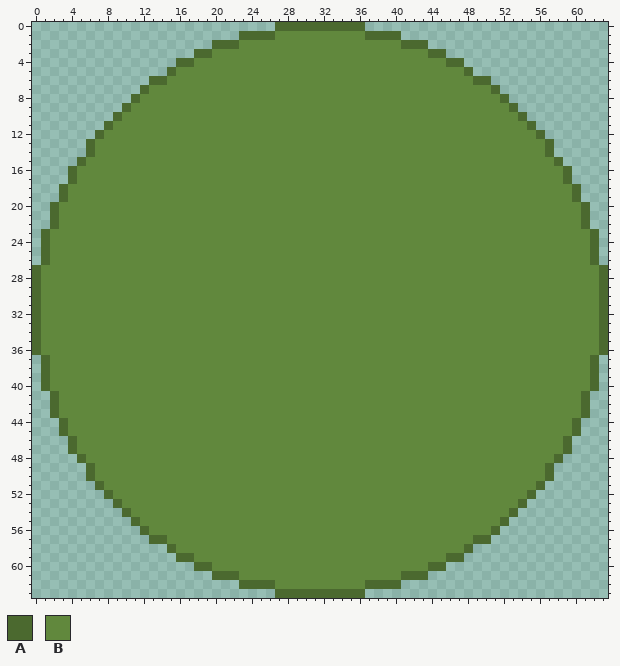
One commit to this pixel-art sprite: textures/odango_green.png. This is how it looked before the edit.
The file is 64x64 pixels.
Palette (. is transparent): A #4b692f  B #61883d
Pixels before (only the part around the change), first column x 0:
 0 ...........................AAAAAAAAAA...........................
 1 .......................AAAABBBBBBBBBBAAAA.......................
 2 ....................AAABBBBBBBBBBBBBBBBBBAAA....................
 3 ..................AABBBBBBBBBBBBBBBBBBBBBBBBAA..................
 4 ................AABBBBBBBBBBBBBBBBBBBBBBBBBBBBAA................
 5 ...............ABBBBBBBBBBBBBBBBBBBBBBBBBBBBBBBBA...............
 6 .............AABBBBBBBBBBBBBBBBBBBBBBBBBBBBBBBBBBAA.............
 7 ............ABBBBBBBBBBBBBBBBBBBBBBBBBBBBBBBBBBBBBBA............
 8 ...........ABBBBBBBBBBBBBBBBBBBBBBBBBBBBBBBBBBBBBBBBA...........
 9 ..........ABBBBBBBBBBBBBBBBBBBBBBBBBBBBBBBBBBBBBBBBBBA..........
10 .........ABBBBBBBBBBBBBBBBBBBBBBBBBBBBBBBBBBBBBBBBBBBBA.........
11 ........ABBBBBBBBBBBBBBBBBBBBBBBBBBBBBBBBBBBBBBBBBBBBBBA........
12 .......ABBBBBBBBBBBBBBBBBBBBBBBBBBBBBBBBBBBBBBBBBBBBBBBBA.......
13 ......ABBBBBBBBBBBBBBBBBBBBBBBBBBBBBBBBBBBBBBBBBBBBBBBBBBA......
14 ......ABBBBBBBBBBBBBBBBBBBBBBBBBBBBBBBBBBBBBBBBBBBBBBBBBBA......
15 .....ABBBBBBBBBBBBBBBBBBBBBBBBBBBBBBBBBBBBBBBBBBBBBBBBBBBBA.....
16 ....ABBBBBBBBBBBBBBBBBBBBBBBBBBBBBBBBBBBBBBBBBBBBBBBBBBBBBBA....
17 ....ABBBBBBBBBBBBBBBBBBBBBBBBBBBBBBBBBBBBBBBBBBBBBBBBBBBBBBA....
18 ...ABBBBBBBBBBBBBBBBBBBBBBBBBBBBBBBBBBBBBBBBBBBBBBBBBBBBBBBBA...
19 ...ABBBBBBBBBBBBBBBBBBBBBBBBBBBBBBBBBBBBBBBBBBBBBBBBBBBBBBBBA...
20 ..ABBBBBBBBBBBBBBBBBBBBBBBBBBBBBBBBBBBBBBBBBBBBBBBBBBBBBBBBBBA..
21 ..ABBBBBBBBBBBBBBBBBBBBBBBBBBBBBBBBBBBBBBBBBBBBBBBBBBBBBBBBBBA..
22 ..ABBBBBBBBBBBBBBBBBBBBBBBBBBBBBBBBBBBBBBBBBBBBBBBBBBBBBBBBBBA..
23 .ABBBBBBBBBBBBBBBBBBBBBBBBBBBBBBBBBBBBBBBBBBBBBBBBBBBBBBBBBBBBA.
24 .ABBBBBBBBBBBBBBBBBBBBBBBBBBBBBBBBBBBBBBBBBBBBBBBBBBBBBBBBBBBBA.
25 .ABBBBBBBBBBBBBBBBBBBBBBBBBBBBBBBBBBBBBBBBBBBBBBBBBBBBBBBBBBBBA.
26 .ABBBBBBBBBBBBBBBBBBBBBBBBBBBBBBBBBBBBBBBBBBBBBBBBBBBBBBBBBBBBA.
27 ABBBBBBBBBBBBBBBBBBBBBBBBBBBBBBBBBBBBBBBBBBBBBBBBBBBBBBBBBBBBBBA
28 ABBBBBBBBBBBBBBBBBBBBBBBBBBBBBBBBBBBBBBBBBBBBBBBBBBBBBBBBBBBBBBA
29 ABBBBBBBBBBBBBBBBBBBBBBBBBBBBBBBBBBBBBBBBBBBBBBBBBBBBBBBBBBBBBBA
30 ABBBBBBBBBBBBBBBBBBBBBBBBBBBBBBBBBBBBBBBBBBBBBBBBBBBBBBBBBBBBBBA
31 ABBBBBBBBBBBBBBBBBBBBBBBBBBBBBBBBBBBBBBBBBBBBBBBBBBBBBBBBBBBBBBA
32 ABBBBBBBBBBBBBBBBBBBBBBBBBBBBBBBBBBBBBBBBBBBBBBBBBBBBBBBBBBBBBBA
33 ABBBBBBBBBBBBBBBBBBBBBBBBBBBBBBBBBBBBBBBBBBBBBBBBBBBBBBBBBBBBBBA
34 ABBBBBBBBBBBBBBBBBBBBBBBBBBBBBBBBBBBBBBBBBBBBBBBBBBBBBBBBBBBBBBA
35 ABBBBBBBBBBBBBBBBBBBBBBBBBBBBBBBBBBBBBBBBBBBBBBBBBBBBBBBBBBBBBBA
36 ABBBBBBBBBBBBBBBBBBBBBBBBBBBBBBBBBBBBBBBBBBBBBBBBBBBBBBBBBBBBBBA
37 .ABBBBBBBBBBBBBBBBBBBBBBBBBBBBBBBBBBBBBBBBBBBBBBBBBBBBBBBBBBBBA.
38 .ABBBBBBBBBBBBBBBBBBBBBBBBBBBBBBBBBBBBBBBBBBBBBBBBBBBBBBBBBBBBA.
39 .ABBBBBBBBBBBBBBBBBBBBBBBBBBBBBBBBBBBBBBBBBBBBBBBBBBBBBBBBBBBBA.
40 .ABBBBBBBBBBBBBBBBBBBBBBBBBBBBBBBBBBBBBBBBBBBBBBBBBBBBBBBBBBBBA.
41 ..ABBBBBBBBBBBBBBBBBBBBBBBBBBBBBBBBBBBBBBBBBBBBBBBBBBBBBBBBBBA..
42 ..ABBBBBBBBBBBBBBBBBBBBBBBBBBBBBBBBBBBBBBBBBBBBBBBBBBBBBBBBBBA..
43 ..ABBBBBBBBBBBBBBBBBBBBBBBBBBBBBBBBBBBBBBBBBBBBBBBBBBBBBBBBBBA..
44 ...ABBBBBBBBBBBBBBBBBBBBBBBBBBBBBBBBBBBBBBBBBBBBBBBBBBBBBBBBA...
45 ...ABBBBBBBBBBBBBBBBBBBBBBBBBBBBBBBBBBBBBBBBBBBBBBBBBBBBBBBBA...
46 ....ABBBBBBBBBBBBBBBBBBBBBBBBBBBBBBBBBBBBBBBBBBBBBBBBBBBBBBA....
47 ....ABBBBBBBBBBBBBBBBBBBBBBBBBBBBBBBBBBBBBBBBBBBBBBBBBBBBBBA....
48 .....ABBBBBBBBBBBBBBBBBBBBBBBBBBBBBBBBBBBBBBBBBBBBBBBBBBBBA.....
49 ......ABBBBBBBBBBBBBBBBBBBBBBBBBBBBBBBBBBBBBBBBBBBBBBBBBBA......
50 ......ABBBBBBBBBBBBBBBBBBBBBBBBBBBBBBBBBBBBBBBBBBBBBBBBBBA......
51 .......ABBBBBBBBBBBBBBBBBBBBBBBBBBBBBBBBBBBBBBBBBBBBBBBBA.......
52 ........ABBBBBBBBBBBBBBBBBBBBBBBBBBBBBBBBBBBBBBBBBBBBBBA........
53 .........ABBBBBBBBBBBBBBBBBBBBBBBBBBBBBBBBBBBBBBBBBBBBA.........
54 ..........ABBBBBBBBBBBBBBBBBBBBBBBBBBBBBBBBBBBBBBBBBBA..........
55 ...........ABBBBBBBBBBBBBBBBBBBBBBBBBBBBBBBBBBBBBBBBA...........
56 ............ABBBBBBBBBBBBBBBBBBBBBBBBBBBBBBBBBBBBBBA............
57 .............AABBBBBBBBBBBBBBBBBBBBBBBBBBBBBBBBBBAA.............
58 ...............ABBBBBBBBBBBBBBBBBBBBBBBBBBBBBBBBA...............
59 ................AABBBBBBBBBBBBBBBBBBBBBBBBBBBBAA................
60 ..................AABBBBBBBBBBBBBBBBBBBBBBBBAA..................
61 ....................AAABBBBBBBBBBBBBBBBBBAAA....................
62 .......................AAAABBBBBBBBBBAAAA.......................
63 ...........................AAAAAAAAAA...........................
Once edited:
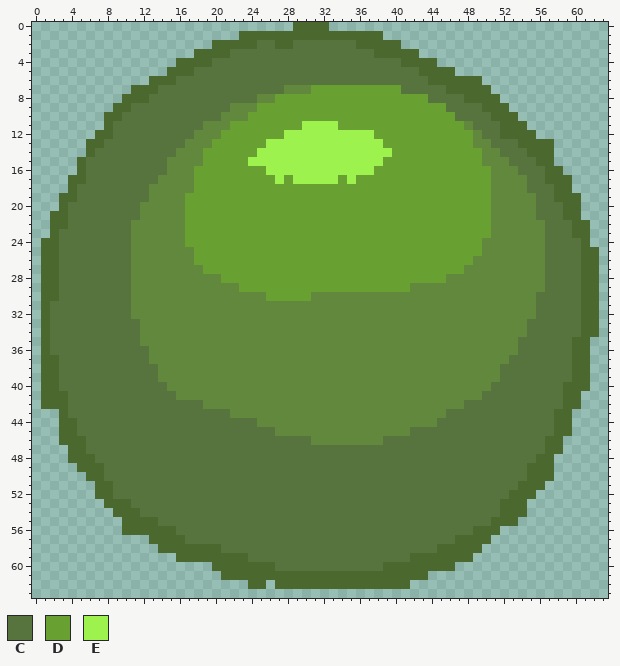
Colours new in this view: C #57733e  D #68a132  E #9ef24e
Changes in this commit:
Changed rows in their new state; - is an unchanged pixel.
first column x 0:
 0 ---------------------------..----....---------------------------
 1 ---------------------------AAAAAAAAAA--..-----------------------
 2 -----------------------AACCAACCCCCCCAAAAA...--------------------
 3 --------------------AACCCCCCCCCCCCCCCCAAAAA...------------------
 4 ------------------AACCCCCCCCCCCCCCCCCCCCCAAAA...----------------
 5 ----------------AACCCCCCCCCCCCCCCCCCCCCCCCCAAAA..---------------
 6 ---------------ACCCCCCCCCCCCCCCCCCCCCCCCCCCCAAAAA-.-------------
 7 -----------A-ACCCCCCCCCCCCCC---DDDDDDDDDDCCCCCAAAAA.------------
 8 ----------A-ACCCCCCCCCCCC--DDDDDDDDDDDDDDDDDCCCCAAAA.-----------
 9 ---------A-CCCCCCCCCCC---DDDDDDDDDDDDDDDDDDDDDCCCCAAA.----------
10 --------A-CCCCCCCCCCC---DDDDDDDDDDDDDDDDDDDDDDDCCCCAAA.---------
11 ---------CCCCCCCCCC---DDDDDDDDEEEEDDDDDDDDDDDDDD-CCCAAA.--------
12 --------ACCCCCCCCC---DDDDDDDEEEEEEEEEEDDDDDDDDDDD-CCAAAA.-------
13 -------ACCCCCCCCC---DDDDDDEEEEEEEEEEEEEDDDDDDDDDD--CCCAAA-------
14 -------CCCCCCCCC---DDDDDDEEEEEEEEEEEEEEEDDDDDDDDDD--CCCAA-------
15 ------CCCCCCCCC----DDDDDEEEEEEEEEEEEEEEDDDDDDDDDDD---CCCAA.-----
16 ----.ACCCCCCCCC---DDDDDDDDEEEEEEEEEEEEDDDDDDDDDDDDD---CCCAA.----
17 -----ACCCCCCCC----DDDDDDDDDEDEEEEEDEDDDDDDDDDDDDDDD----CCAA-----
18 ---.ACCCCCCCC-----DDDDDDDDDDDDDDDDDDDDDDDDDDDDDDDDD----CCCAA.---
19 ----ACCCCCCCC----DDDDDDDDDDDDDDDDDDDDDDDDDDDDDDDDDD-----CCAA----
20 --.ACCCCCCCC-----DDDDDDDDDDDDDDDDDDDDDDDDDDDDDDDDDD-----CCCAA.--
21 ---ACCCCCCCC-----DDDDDDDDDDDDDDDDDDDDDDDDDDDDDDDDDD-----CCCAA.--
22 ---ACCCCCCC------DDDDDDDDDDDDDDDDDDDDDDDDDDDDDDDDDD------CCCA---
23 -.ACCCCCCCC------DDDDDDDDDDDDDDDDDDDDDDDDDDDDDDDDDD------CCCAA.-
24 --ACCCCCCCC------DDDDDDDDDDDDDDDDDDDDDDDDDDDDDDDDD-------CCCCA.-
25 --ACCCCCCCC-------DDDDDDDDDDDDDDDDDDDDDDDDDDDDDDDD-------CCCCA--
26 --ACCCCCCCC-------DDDDDDDDDDDDDDDDDDDDDDDDDDDDDDD--------CCCCA--
27 .AACCCCCCCC--------DDDDDDDDDDDDDDDDDDDDDDDDDDDDD---------CCCCAA.
28 .AACCCCCCCC----------DDDDDDDDDDDDDDDDDDDDDDDDD-----------CCCCAA.
29 .AACCCCCCCC------------DDDDDDDDDDDDDDDDDDD---------------CCCCAA.
30 .AACCCCCCCC---------------DDDDD-------------------------CCCCCAA.
31 .ACCCCCCCCC---------------------------------------------CCCCCAA.
32 .ACCCCCCCCC---------------------------------------------CCCCCAA.
33 .ACCCCCCCCCC-------------------------------------------CCCCCCAA.
34 .ACCCCCCCCCC-------------------------------------------CCCCCCAA.
35 .ACCCCCCCCCC------------------------------------------CCCCCCAA..
36 .ACCCCCCCCCCC-----------------------------------------CCCCCCAA..
37 --ACCCCCCCCCC----------------------------------------CCCCCCCAA.-
38 --ACCCCCCCCCCC--------------------------------------CCCCCCCCAA.-
39 --ACCCCCCCCCCC--------------------------------------CCCCCCCCAA.-
40 --ACCCCCCCCCCCC------------------------------------CCCCCCCCAAA.-
41 -A-ACCCCCCCCCCCC----------------------------------CCCCCCCCCAA.--
42 -A-ACCCCCCCCCCCCCCC-----------------------------CCCCCCCCCCCAA.--
43 --.ACCCCCCCCCCCCCCCCCC------------------------CCCCCCCCCCCCAA..--
44 ----ACCCCCCCCCCCCCCCCCCCC--------------------CCCCCCCCCCCCCAA.---
45 ----ACCCCCCCCCCCCCCCCCCCCCC---------------CCCCCCCCCCCCCCCCAA.---
46 ---A-ACCCCCCCCCCCCCCCCCCCCCCCCC--------CCCCCCCCCCCCCCCCCCAA.----
47 -----ACCCCCCCCCCCCCCCCCCCCCCCCCCCCCCCCCCCCCCCCCCCCCCCCCCCAA.----
48 ----A-ACCCCCCCCCCCCCCCCCCCCCCCCCCCCCCCCCCCCCCCCCCCCCCCCCAA.-----
49 -----A-ACCCCCCCCCCCCCCCCCCCCCCCCCCCCCCCCCCCCCCCCCCCCCCCAA-------
50 -------ACCCCCCCCCCCCCCCCCCCCCCCCCCCCCCCCCCCCCCCCCCCCCCCAA-------
51 --------ACCCCCCCCCCCCCCCCCCCCCCCCCCCCCCCCCCCCCCCCCCCCCAA--------
52 -------A-CCCCCCCCCCCCCCCCCCCCCCCCCCCCCCCCCCCCCCCCCCCCAA---------
53 --------A-ACCCCCCCCCCCCCCCCCCCCCCCCCCCCCCCCCCCCCCCCCAA----------
54 ---------A-ACCCCCCCCCCCCCCCCCCCCCCCCCCCCCCCCCCCCCCCCA-A---------
55 ----------A-AACCCCCCCCCCCCCCCCCCCCCCCCCCCCCCCCCCCCCA-A----------
56 ----------AA-AAACCCCCCCCCCCCCCCCCCCCCCCCCCCCCCCCCAA-------------
57 ---------------AACCCCCCCCCCCCCCCCCCCCCCCCCCCCCCAA---------------
58 --------------A-AAAAACCCCCCCCCCCCCCCCCCCCCCCCAAA-A--------------
59 ------------------AAAAAACCCCCCCCCCCCCCCCCCAAAA--A---------------
60 ------------------..AAAAAAACCCCCCCCCCCCAAAAA--A-----------------
61 --------------------.--AAAAAAAAAAAAAAAAAA-----------------------
62 -----------------------.--.AAAAAAAAAA----A----------------------
63 ---------------------------..........---------------------------
Pixel boxes of the changes (left, top, right, bottom) in both pictures:
changed: (32, 22, 608, 598)
